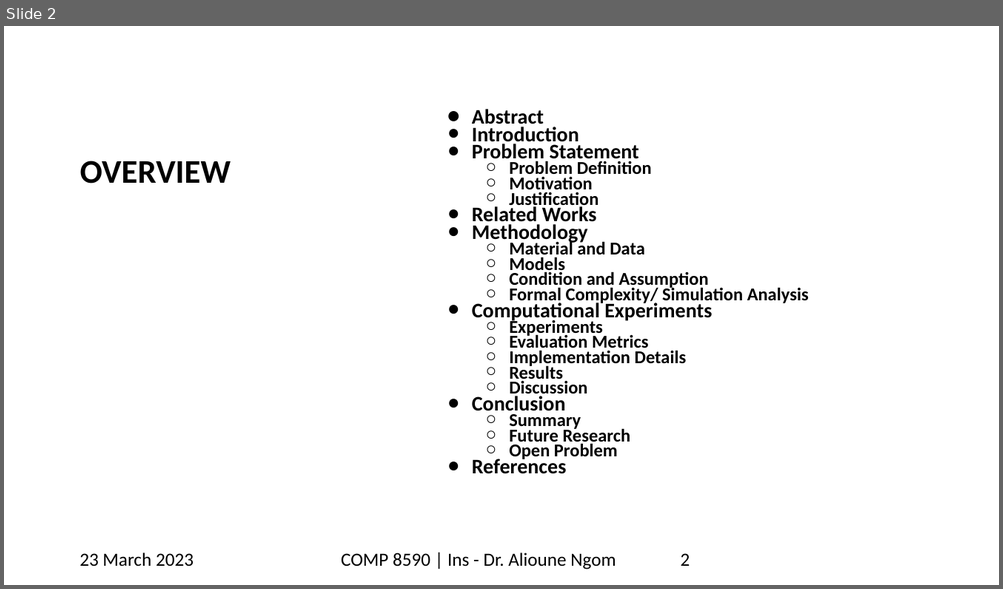
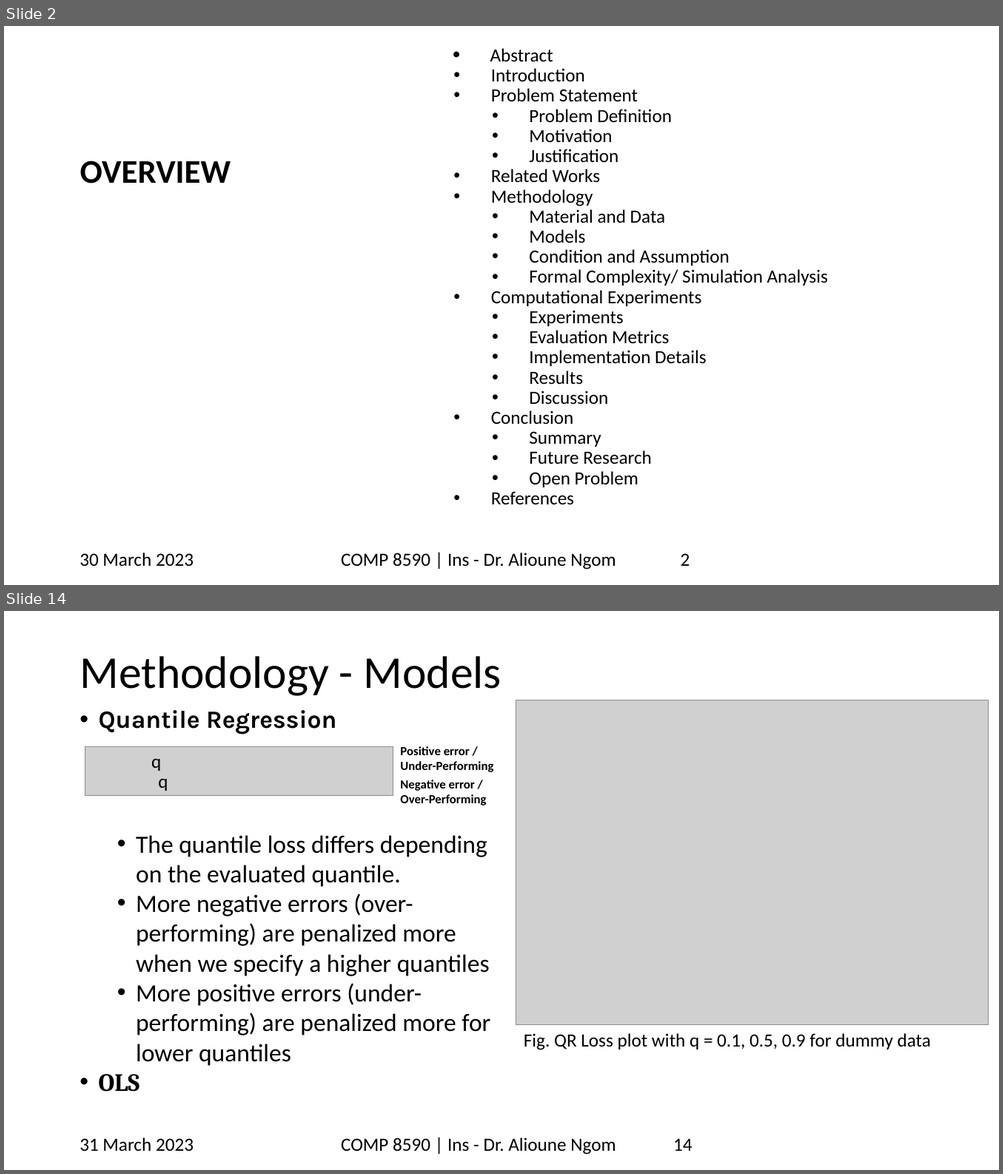
Before and after one commit to mayankkom-dev/stats_final_proj, a slide deck: uwindsortemp_yellowstripe_widescreen (1).pptx. Shown one above the other, each under a label of ours: slide 2 before the commit, slides 2 and 14 after it; the slides between them are not shown. The pictures are 1003x589 and 1003x1174 pixels, drawn with LibreOffice and Linux fonts; fonts in the diff are those of the drawing; grey boxes stand for pictures; background and template pictures are left out. Boxes give left, top, right and bottom in pixels: in the first picture for what was removed or moved away, otherwise in the second. Text is boxed around its words. In the diff, an @@ line names an element or a change of style, - is before the commit and + after.

```diff
--- a/uwindsortemp_yellowstripe_widescreen (1).pptx
+++ b/uwindsortemp_yellowstripe_widescreen (1).pptx
@@ slide 14 added at box(4, 611, 999, 1170), background #FFFFFF @@
@@ title added at box(79, 656, 501, 696), 44 pt, text #000000 @@
+Methodology - Models
@@ text added at box(99, 710, 490, 1092), 24 pt, text #000000 @@
+• Quantile Regression
+  • The quantile loss differs depending on the evaluated quantile.
+  • More negative errors (over-performing) are penalized more when we specify a higher quantiles
+  • More positive errors (under-performing) are penalized more for lower quantiles
+• OLS
@@ picture added at box(517, 700, 989, 1025) @@
@@ picture added at box(85, 747, 392, 796) @@
@@ text added at box(151, 759, 161, 771), 18 pt, text #000000 @@
+q
@@ text added at box(400, 746, 493, 772), 12 pt, text #000000, bold @@
+Positive error /
+Under-Performing
@@ text added at box(158, 778, 168, 791), 18 pt, text #000000 @@
+q
@@ text added at box(400, 780, 486, 806), 12 pt, text #000000, bold @@
+Negative error /
+Over-Performing
@@ text added at box(523, 1034, 930, 1051), 18 pt, text #000000 @@
+Fig. QR Loss plot with q = 0.1, 0.5, 0.9 for dummy data
@@ text added at box(79, 1138, 193, 1151), 18 pt, text #000000 @@
+31 March 2023
@@ text added at box(341, 1138, 615, 1155), 18 pt, text #000000 @@
+COMP 8590 | Ins - Dr. Alioune Ngom
@@ page number added at box(673, 1139, 692, 1151), 18 pt, text #000000 @@
+14
@@ slide 2 changed as well @@
@@ text "Abstract": place and size @@
-text "Abstract" at box(472, 109, 808, 474)
+text "Abstract" at box(490, 48, 828, 506)
@@ text "Abstract" at box(490, 48, 828, 506): size 20 to 18 pt in "Abstract", "Introduction", "Problem Statement", "Related Works" and 4 more places; bold off; size 17.5 to 18 pt in "Problem Definition", "Motivation", "Justification", "Material and Data" and 11 more places; bullet ● to •; line spacing 0.7 to 0.9; bullet ○ to • @@
@@ text at box(79, 553, 193, 566): text changed @@
-23 March 2023
+30 March 2023
```
Also in this commit, not shown: 29 other slides changed, 5 other slides added, 2 slides removed.
